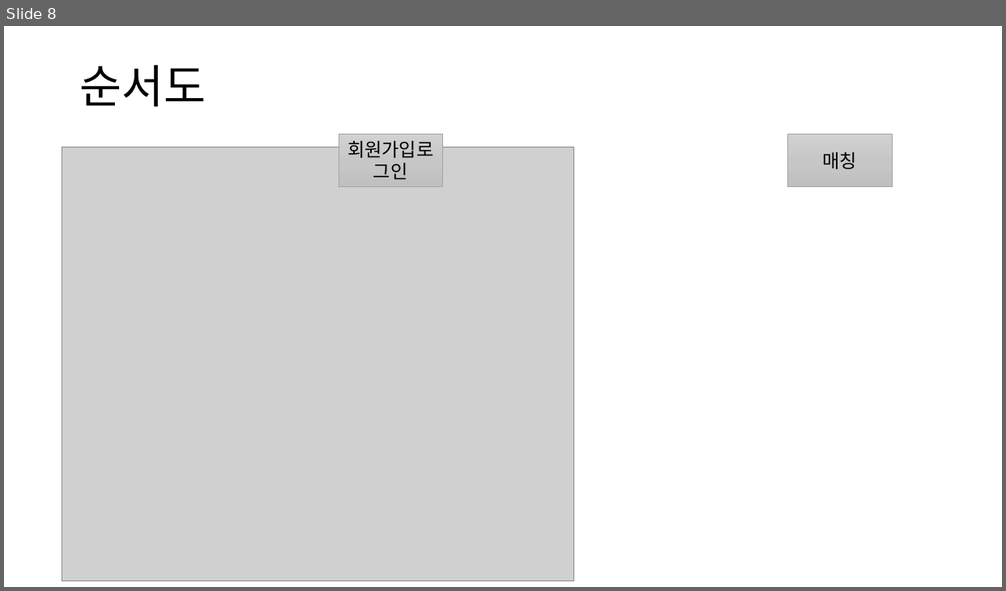
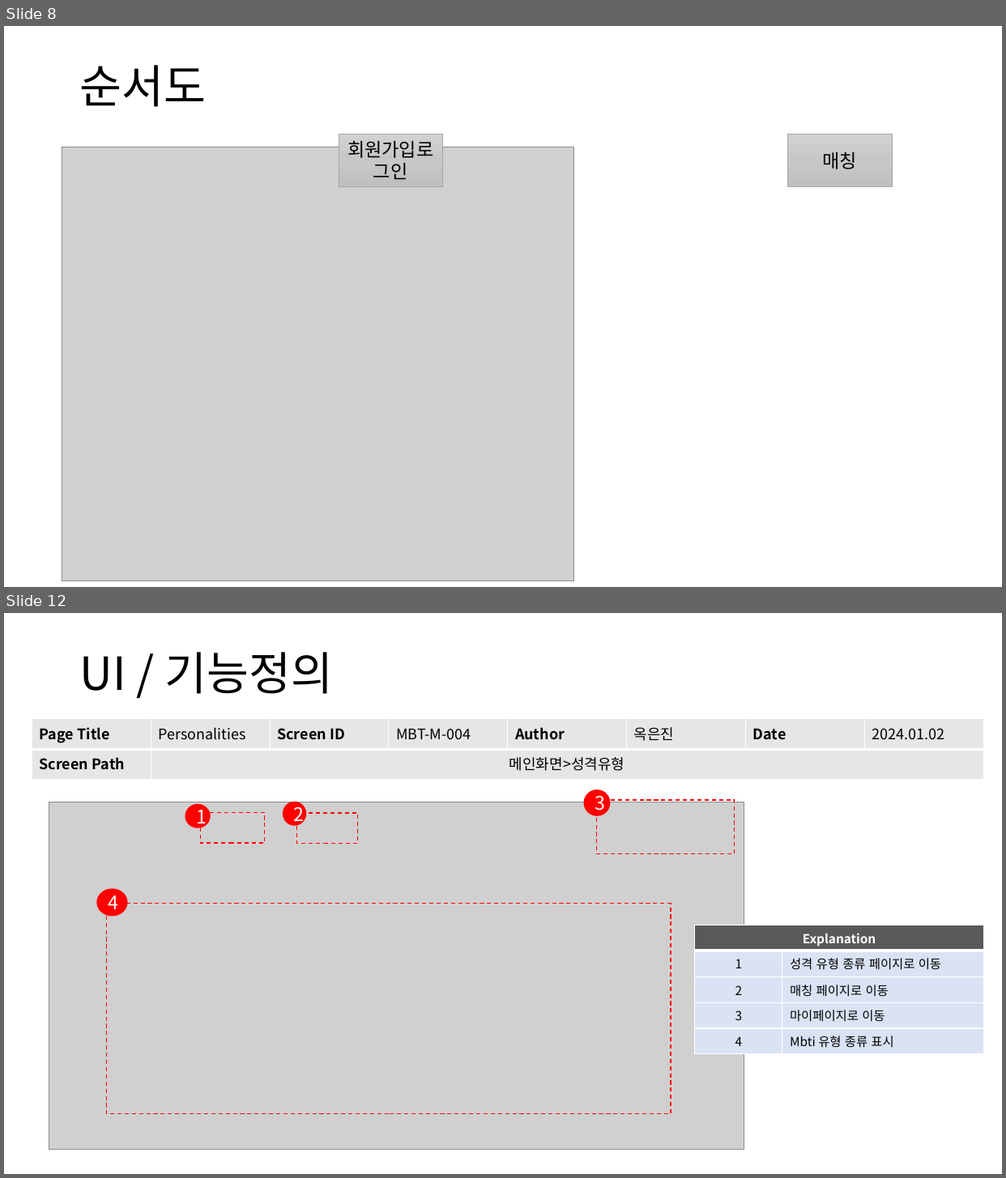
Before and after one commit to piepenie/NO6, a slide deck: MBTI 스토리보드.pptx. Shown one above the other, each under a label of ours: slide 8 before the commit, slides 8 and 12 after it; the slides between them are not shown. The pictures are 1006x591 and 1006x1178 pixels, drawn with LibreOffice and Linux fonts; fonts in the diff are those of the drawing; grey boxes stand for pictures. Boxes give left, top, right and bottom in pixels: in the first picture for what was removed or moved away, otherwise in the second. Text is boxed around its words. In the diff, an @@ line names an element or a change of style, - is before the commit and + after.

Commit message:
ui/function explanation

```diff
--- a/MBTI 스토리보드.pptx
+++ b/MBTI 스토리보드.pptx
@@ slide 12 added at (x1=4, y1=613, x2=1002, y2=1174), background #FFFFFF @@
@@ text added at (x1=80, y1=652, x2=334, y2=694), 44 pt, text #000000 @@
+UI / 기능정의
@@ table added at (x1=32, y1=719, x2=984, y2=780), 2 rows, 8 columns @@
+Page Title | Personalities | Screen ID | MBT-M-004 | Author | 옥은진 | Date | 2024.01.02
+Screen Path | 메인화면>성격유형 |  |  |  |  |  | 
@@ group added at (x1=49, y1=790, x2=744, y2=1149): 4 rectangles, 4 ellipses, 1 picture @@
+1
+4
+2
+3
@@ table added at (x1=695, y1=925, x2=984, y2=1051), 5 rows, 2 columns @@
+Explanation | 
+1 | 성격 유형 종류 페이지로 이동
+2 | 매칭 페이지로 이동
+3 | 마이페이지로 이동
+4 | Mbti 유형 종류 표시
```
Also in this commit, not shown: 1 slide changed, 8 other slides added.
